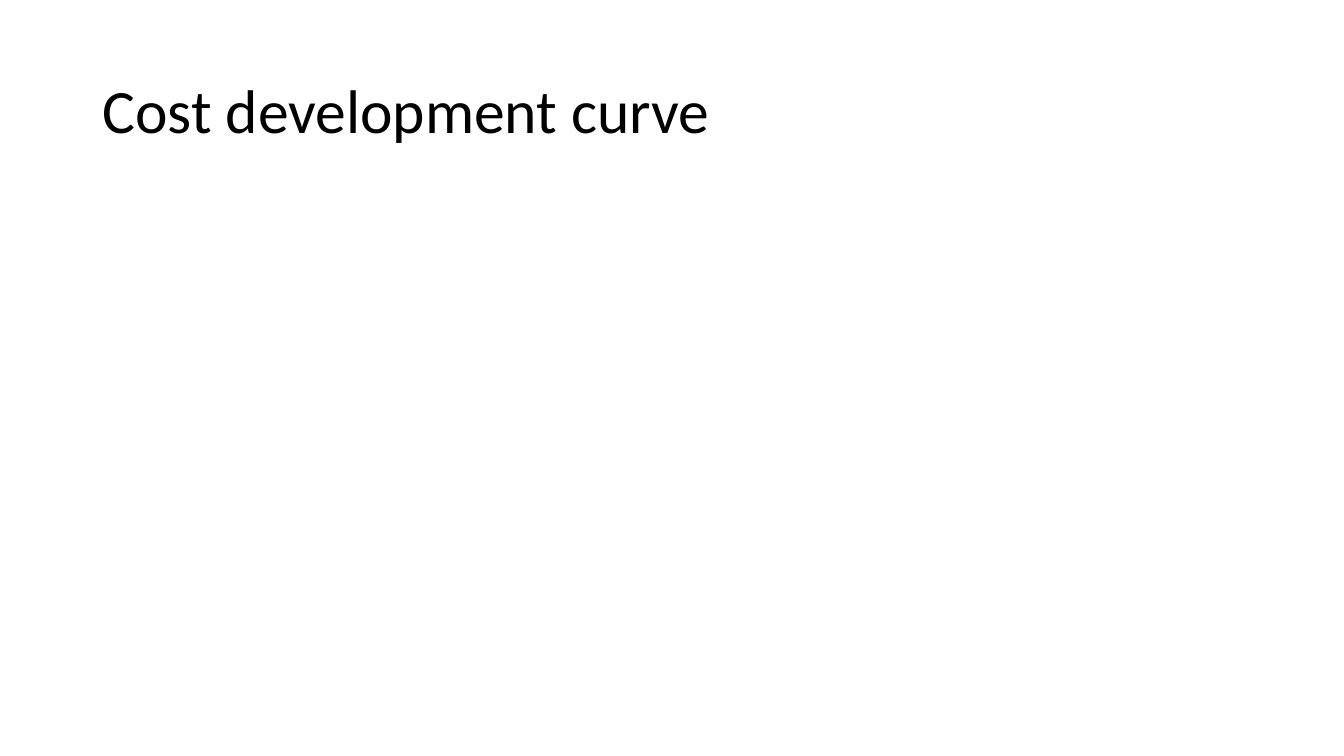
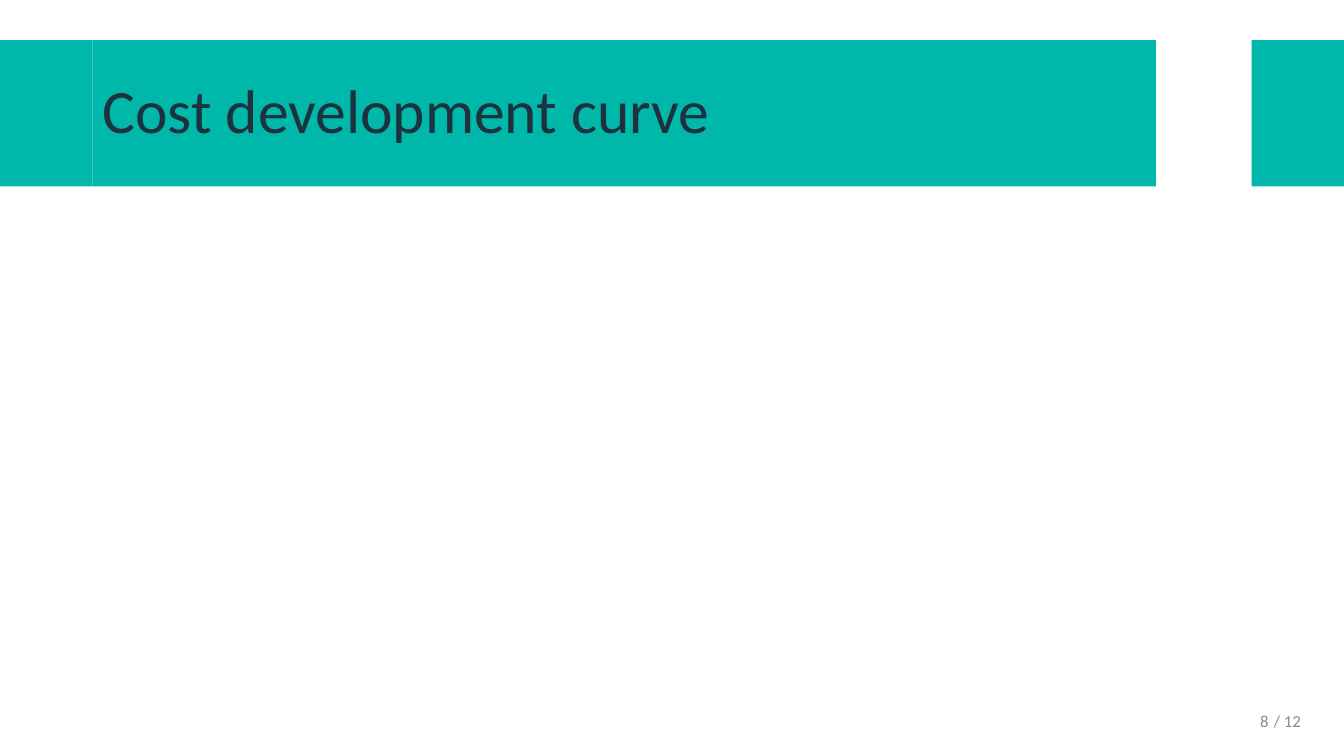
Before and after one commit to AstroProjects/projectsGroup3, a slide deck: slide 8 of Presentació projecte/GENERAL/DEOS-UD defense 1.pptx. Drawn at 1344x756 pixels with LibreOffice and Linux fonts; fonts in the diff are those of the drawing; background and template pictures are left out. Boxes give left, top, right and bottom in pixels: in the first picture for what was removed or moved away, otherwise in the second. Text is boxed around its words. In the diff, an @@ line names an element or a change of style, - is before the commit and + after.

```diff
--- a/Presentació projecte/GENERAL/DEOS-UD defense 1.pptx
+++ b/Presentació projecte/GENERAL/DEOS-UD defense 1.pptx
@@ rectangle added at bbox=[0, 40, 93, 187], fill #00B8A9 @@
@@ title "Cost development curve": place and size @@
-title "Cost development curve" at bbox=[102, 90, 709, 143]
+title "Cost development curve" at bbox=[93, 40, 1156, 187]
@@ title "Cost development curve" at bbox=[93, 40, 1156, 187]: text colour #000000 to #1D313E; fill none to #00B8A9 @@
@@ rectangle added at bbox=[1252, 40, 1344, 187], fill #00B8A9 @@
@@ page number added at bbox=[1260, 715, 1268, 727], 12 pt, text #8C8C8C @@
+8
@@ text added at bbox=[1284, 716, 1301, 727], 12 pt, text #8C8C8C @@
+/ 12
```
Also in this commit, not shown: 11 other slides changed, 1 other file.
